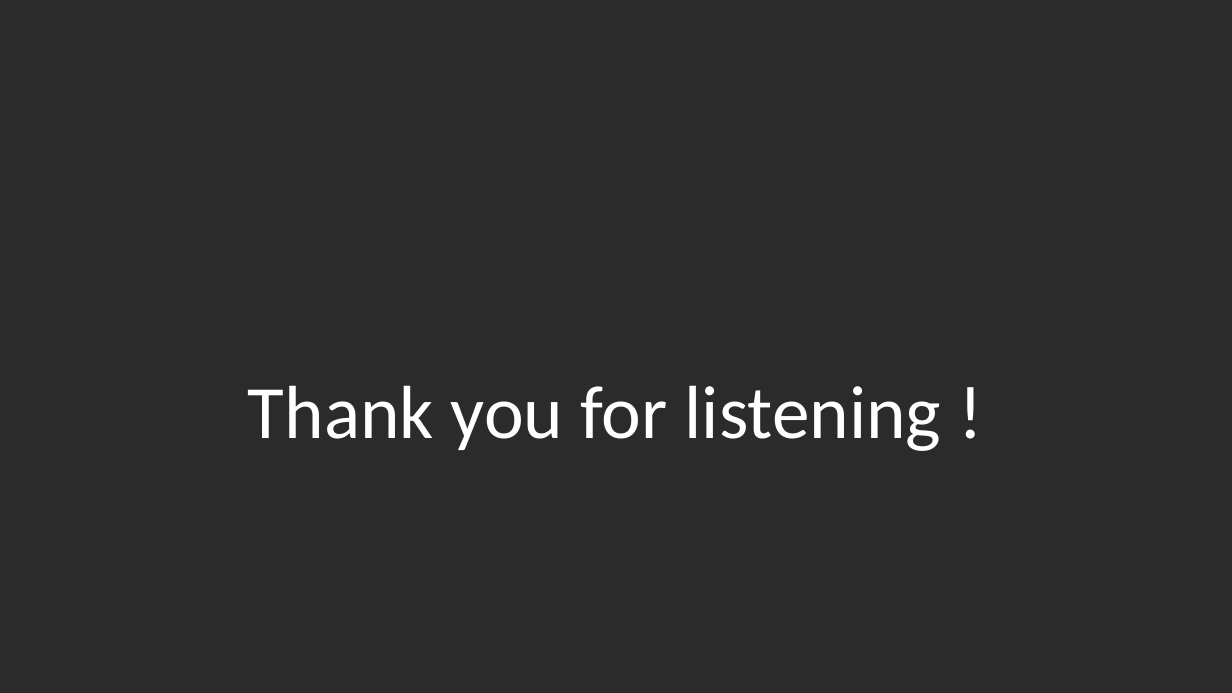
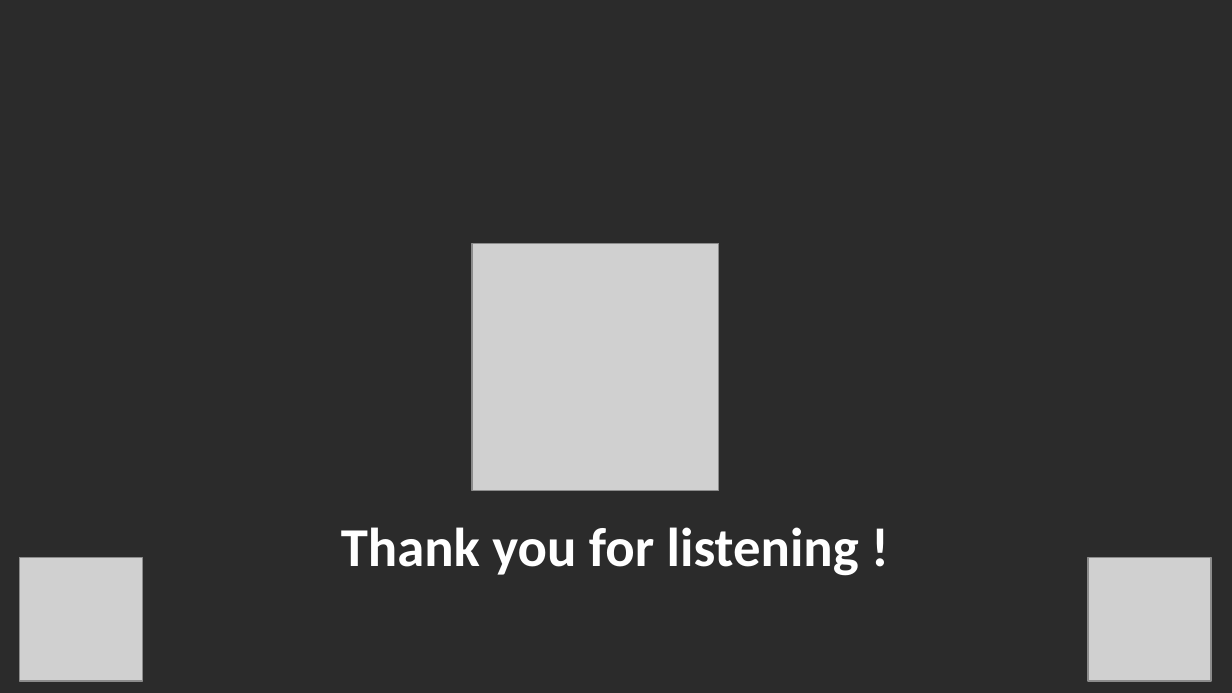
Before and after one commit to pqkgun1708/Tetris, a slide deck: slide 16 of Presentation.pptx (slide 15 before the commit). Drawn at 1232x693 pixels with LibreOffice and Linux fonts; fonts in the diff are those of the drawing; grey boxes stand for pictures; background and template pictures are left out; a plain dark background stands for a picture behind light text. Boxes give left, top, right and bottom in pixels: in the first picture for what was removed or moved away, otherwise in the second. Text is boxed around its words. In the diff, an @@ line names an element or a change of style, - is before the commit and + after.

```diff
--- a/Presentation.pptx
+++ b/Presentation.pptx
@@ picture added at (472,244,718,490) @@
@@ title "Thank you for listening !": place and size @@
-title "Thank you for listening !" at (248,385,942,451)
+title "Thank you for listening !" at (341,527,859,576)
@@ title "Thank you for listening !" at (341,527,859,576): size 44 to 32 pt, bold on @@
@@ picture added at (20,558,143,681) @@
@@ picture added at (1088,558,1211,681) @@
```
Also in this commit, not shown: 10 other slides changed, 1 slide added.
